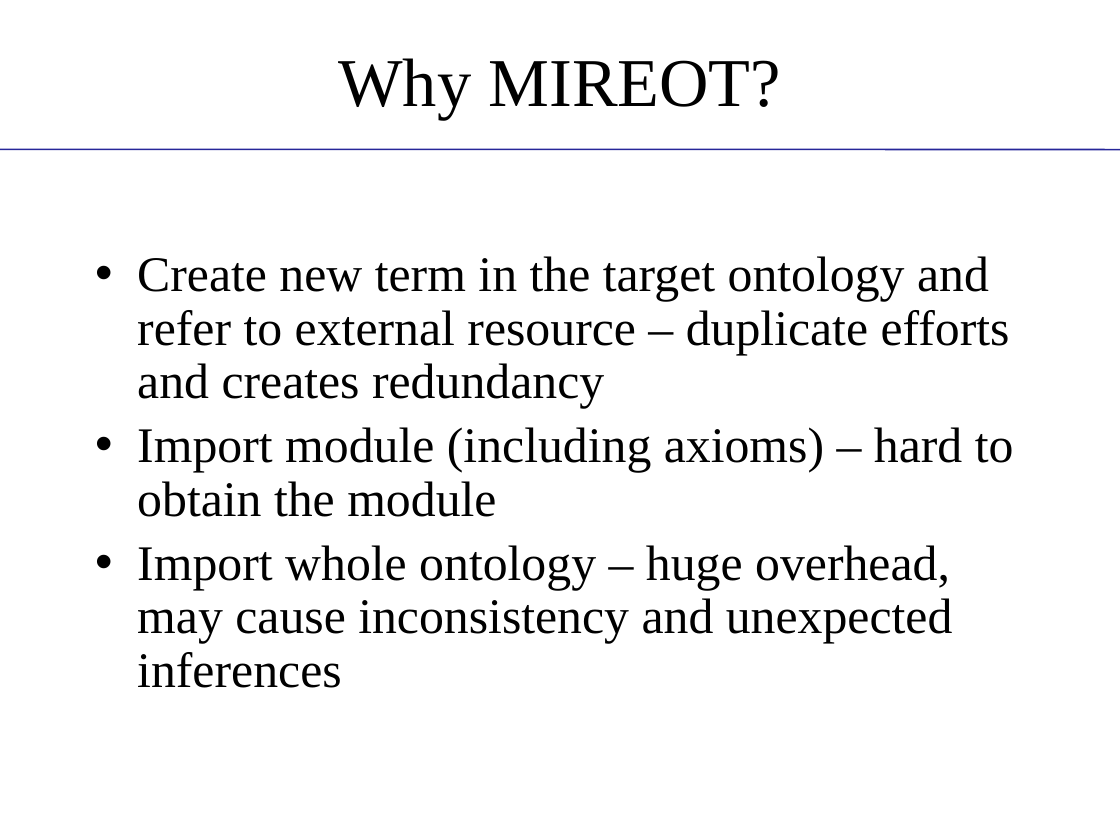
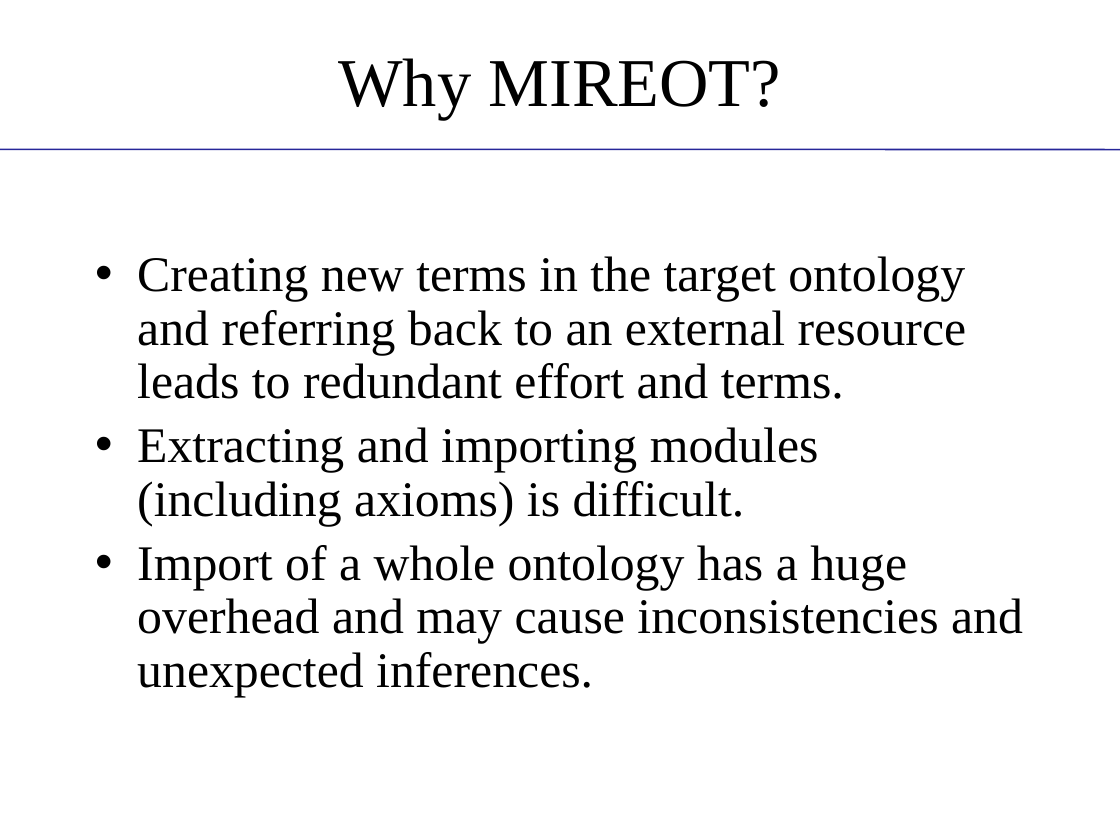
Before and after one commit to obi-ontology/obi-legacy-svn, a slide deck: slide 3 of trunk/docs/presentations/OBI tutorial July 2011 ICBO/MIREOT-View.pptx. Drawn at 1120x840 pixels with LibreOffice and Linux fonts; fonts in the diff are those of the drawing; background and template pictures are left out. Boxes give left, top, right and bottom in pixels: in the first picture for what was removed or moved away, otherwise in the second. Text is boxed around its words. In the diff, an @@ line names an element or a change of style, - is before the commit and + after.

```diff
--- a/trunk/docs/presentations/OBI tutorial July 2011 ICBO/MIREOT-View.pptx
+++ b/trunk/docs/presentations/OBI tutorial July 2011 ICBO/MIREOT-View.pptx
@@ text at <box>137,256,1023,697</box>: text changed @@
-• Create new term in the target ontology and refer to external resource – duplicate efforts and creates redundancy
-• Import module (including axioms) – hard to obtain the module
-• Import whole ontology – huge overhead, may cause inconsistency and unexpected inferences
+• Creating new terms in the target ontology and referring back to an external resource leads to redundant effort and terms.
+• Extracting and importing modules (including axioms) is difficult.
+• Import of a whole ontology has a huge overhead and may cause inconsistencies and unexpected inferences.
```
Also in this commit, not shown: 9 other slides changed.
